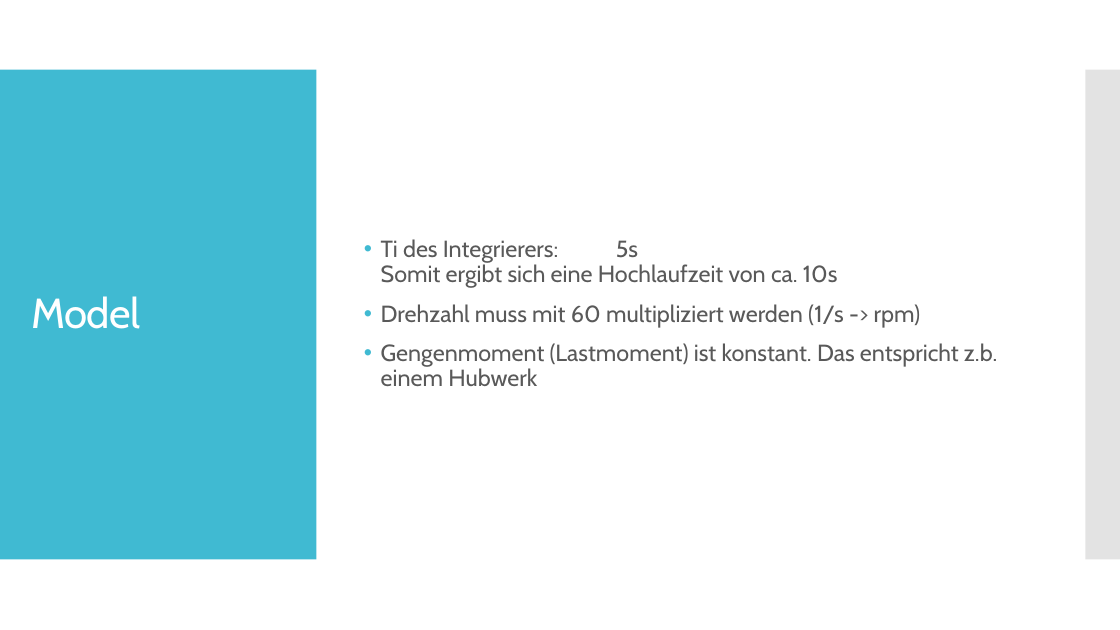
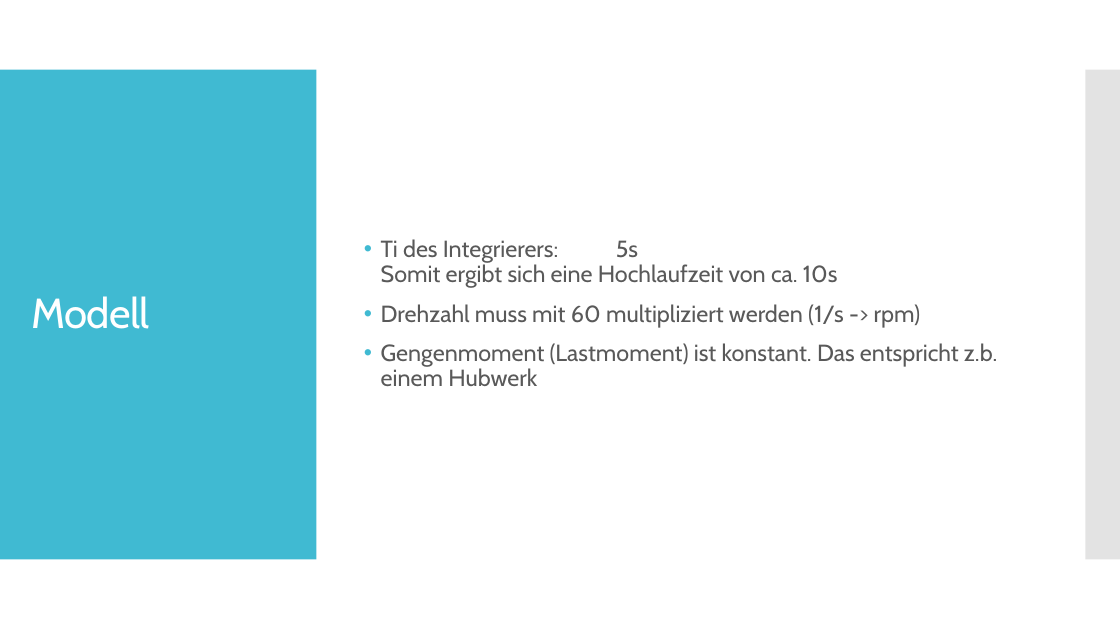
Before and after one commit to Paul-AtomicRedsterTI/AUT-Referat, a slide deck: slide 6 of AUT Fremderregter Gelichstrommotor2.pptx. Drawn at 1120x630 pixels with LibreOffice and Linux fonts; fonts in the diff are those of the drawing. Boxes give left, top, right and bottom in pixels: in the first picture for what was removed or moved away, otherwise in the second. Text is boxed around its words. In the diff, an @@ line names an element or a change of style, - is before the commit and + after.

```diff
--- a/AUT Fremderregter Gelichstrommotor2.pptx
+++ b/AUT Fremderregter Gelichstrommotor2.pptx
@@ title at [32,296,150,329]: text changed @@
-Model
+Modell
```
Also in this commit, not shown: 1 other slide changed, 4 other files.
